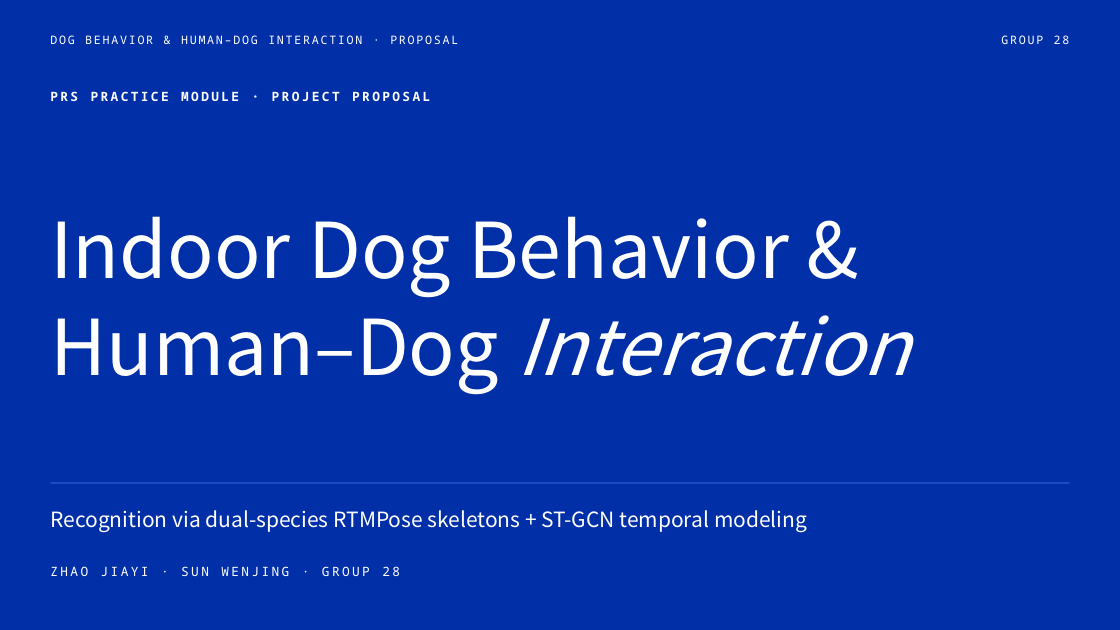
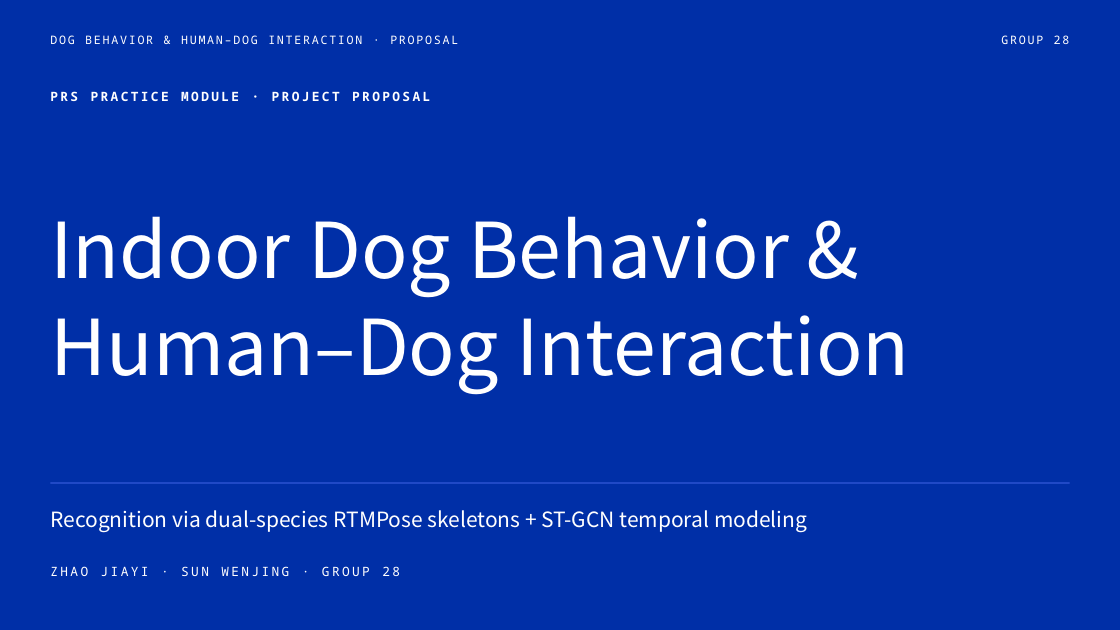
Before and after one commit to ZHAO-1221/PRS, a slide deck: slide 1 of presentation/Group 28.pptx. Drawn at 1120x630 pixels with LibreOffice and Linux fonts; fonts in the diff are those of the drawing. Boxes give left, top, right and bottom in pixels: in the first picture for what was removed or moved away, otherwise in the second. Text is boxed around its words. In the diff, an @@ line names an element or a change of style, - is before the commit and + after.

Commit message:
update

```diff
--- a/presentation/Group 28.pptx
+++ b/presentation/Group 28.pptx
@@ text at box(50, 297, 909, 394): italic off in "Interaction" @@
```
